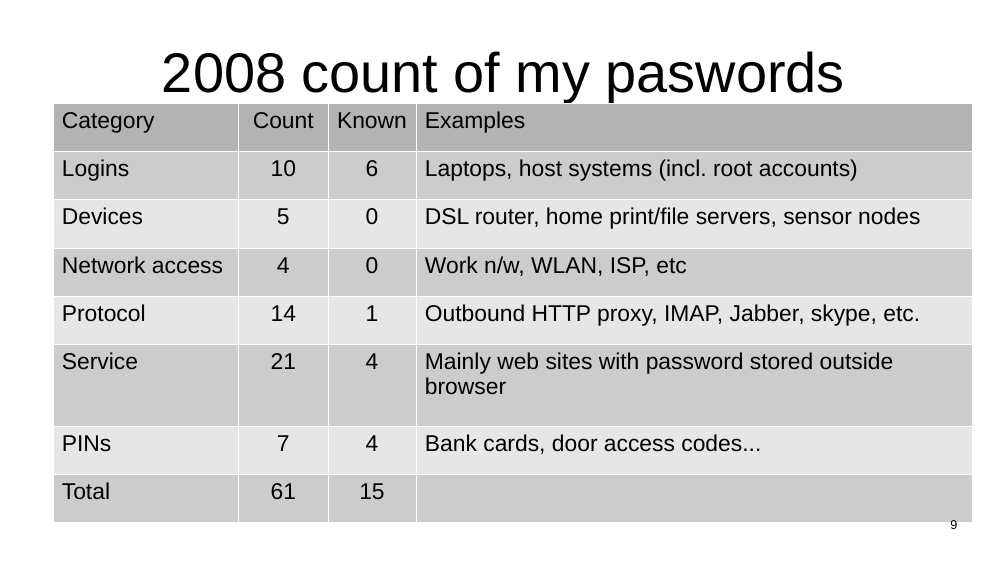
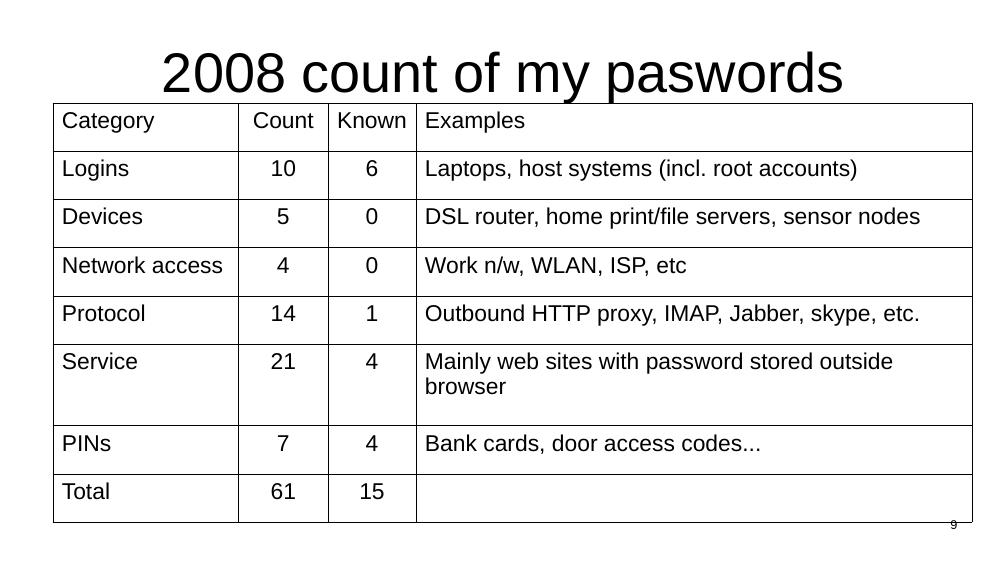
Before and after one commit to sftcd/witidtm, a slide deck: slide 9 of lectures/400-passwords.odp. Drawn at 1008x567 pixels with LibreOffice and Linux fonts; fonts in the diff are those of the drawing. Boxes give left, top, right and bottom in pixels: in the first picture for what was removed or moved away, otherwise in the second. Text is boxed around its words. In the diff, an @@ line names an element or a change of style, - is before the commit and + after.

```diff
--- a/lectures/400-passwords.odp
+++ b/lectures/400-passwords.odp
@@ table at [53,103,972,522] @@
@@ fill #B3B3B3 to none in row 1 @@
@@ fill #CCCCCC to none in 15 cells @@
@@ fill #E6E6E6 to none in 12 cells @@
@@ borders changed @@
```
Also in this commit, not shown: 7 other slides changed, 4 slides added, 2 slides removed, 1 other file.
